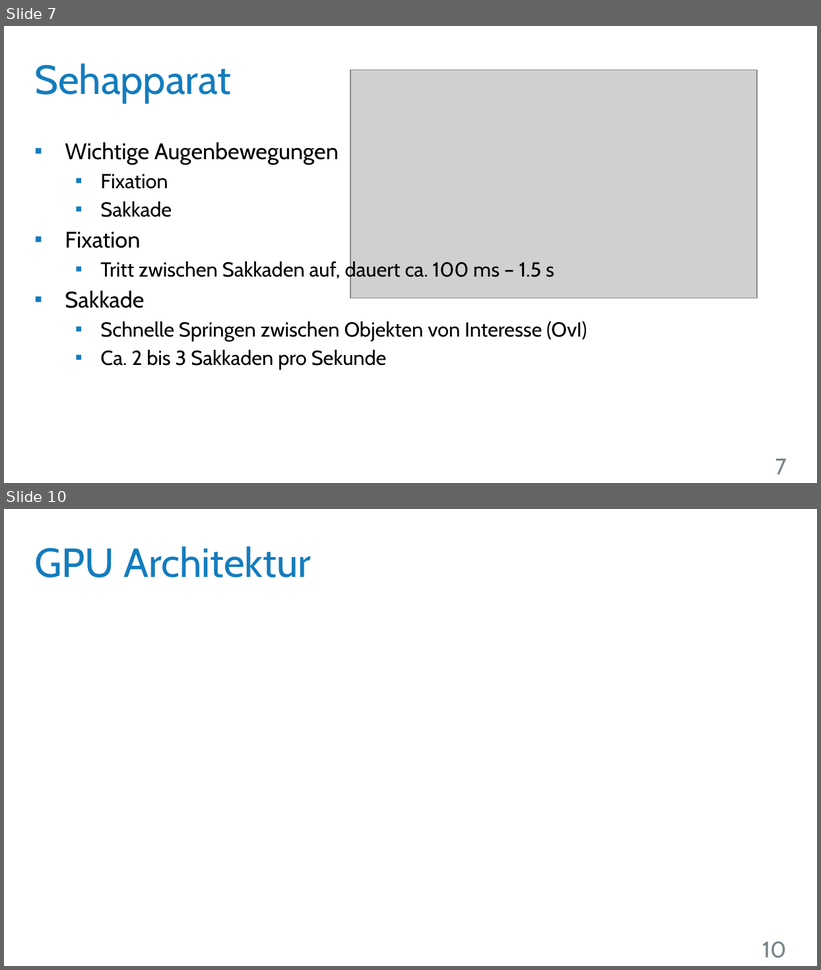
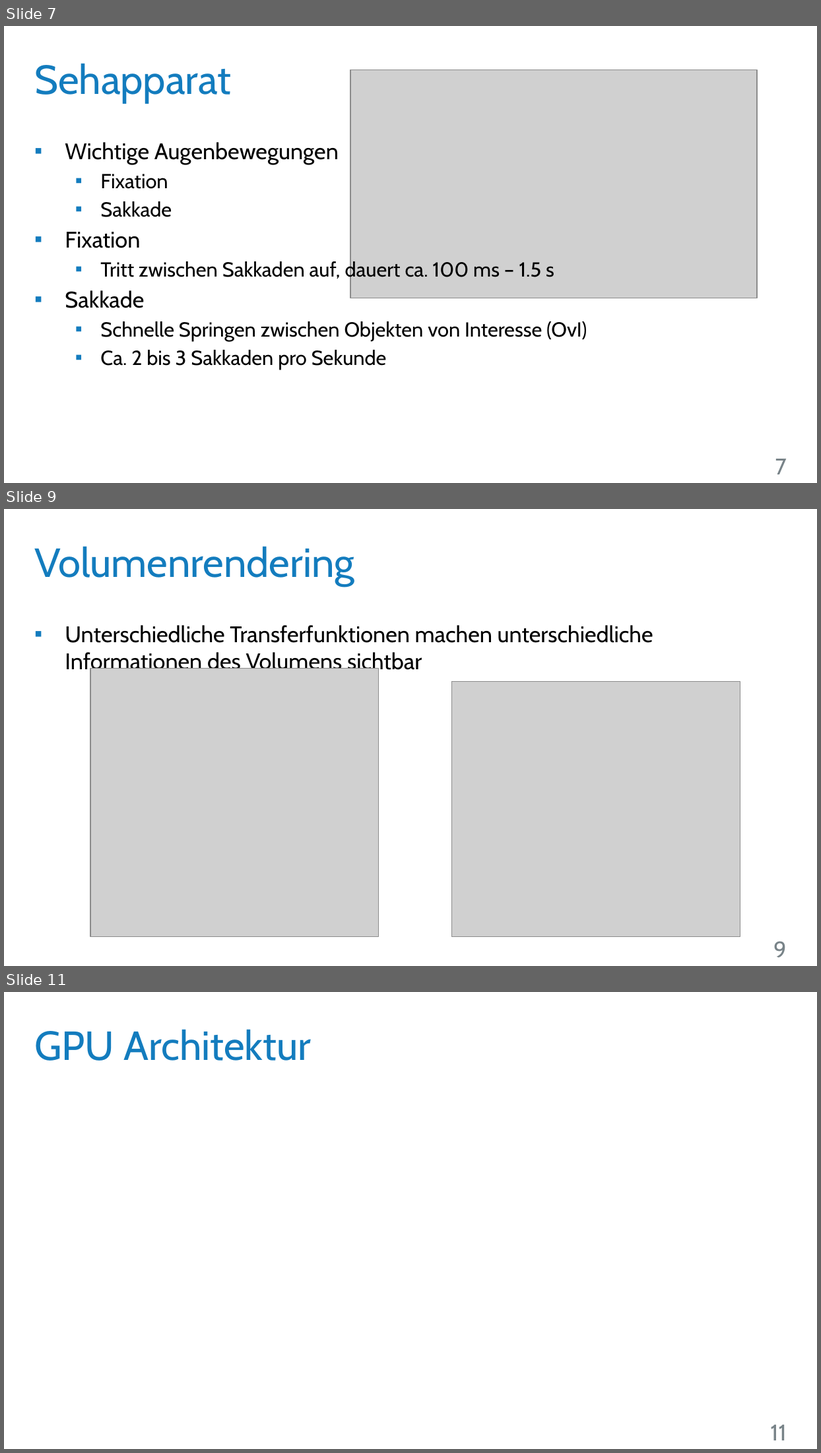
Before and after one commit to UniStuttgart-VISUS/FoveatedVolumeRendering, a slide deck: Dokumente/Vortrag/Wahrnehmungsorientiertes_Volumen-Rendering.pptx. Shown one above the other, each under a label of ours: slides 7 and 10 before the commit, slides 7, 9 and 11 after it; the slides between them are not shown. The pictures are 821x970 and 821x1453 pixels, drawn with LibreOffice and Linux fonts; fonts in the diff are those of the drawing; grey boxes stand for pictures; background and template pictures are left out. Boxes give left, top, right and bottom in pixels: in the first picture for what was removed or moved away, otherwise in the second. Text is boxed around its words. In the diff, an @@ line names an element or a change of style, - is before the commit and + after.

Commit message:
Vortrag: Volumenrendering und Eyetracking.

```diff
--- a/Dokumente/Vortrag/Wahrnehmungsorientiertes_Volumen-Rendering.pptx
+++ b/Dokumente/Vortrag/Wahrnehmungsorientiertes_Volumen-Rendering.pptx
@@ slide 9 added at bbox=[4, 509, 817, 966], background #FFFFFF @@
@@ title added at bbox=[34, 546, 354, 586], 36 pt, text #137CBE @@
+Volumenrendering
@@ text added at bbox=[65, 625, 653, 675], 20 pt, text #000000 @@
+▪ Unterschiedliche Transferfunktionen machen unterschiedliche Informationen des Volumens sichtbar
@@ picture added at bbox=[90, 668, 378, 937] @@
@@ picture added at bbox=[452, 681, 740, 937] @@
@@ page number added at bbox=[774, 941, 787, 958], 20 pt, text #788388 @@
+9
@@ what was slide 10 is now slide 11 @@
@@ page number at bbox=[770, 1425, 786, 1441]: text changed @@
-10
+11
```
Also in this commit, not shown: 2 other slides added, 2 slides removed.
